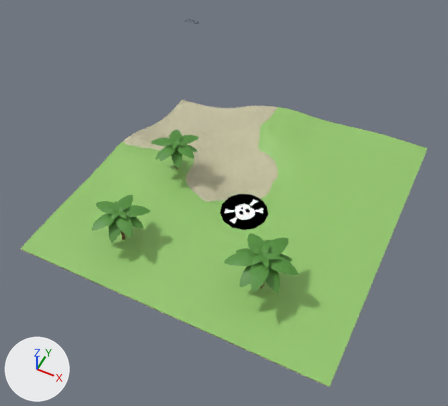
Two versions of the Blender file blender/cards/3776b.blend, one commit apart.
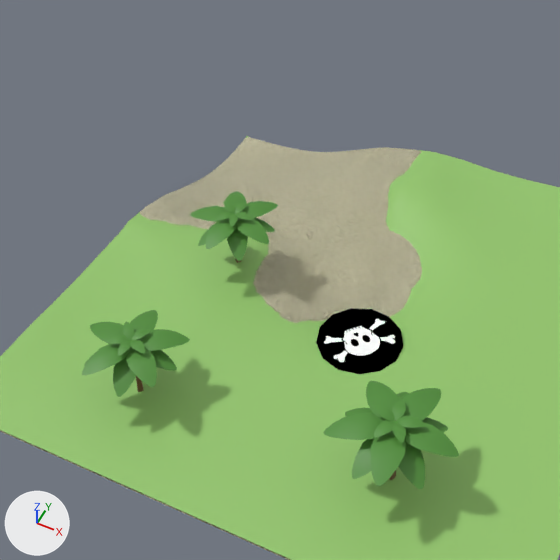
Each version appears first whole from a 50 mm lens placed at (12.7, -27.8, 34.3), pointed at (-0.4, -1.6, 1.6), and next in a close-up on the part from 10% to 79% of the width and 6% to 82% of the height. Lighting does not change. The marker at lower left points along +X, +Y and +Z.

Names of what the first close-up shows: 'Grass', 'Palm Tree 5', 'Palm Tree 5.001', 'Palm Tree 5.002', 'Sand', 'pirate.svg'.
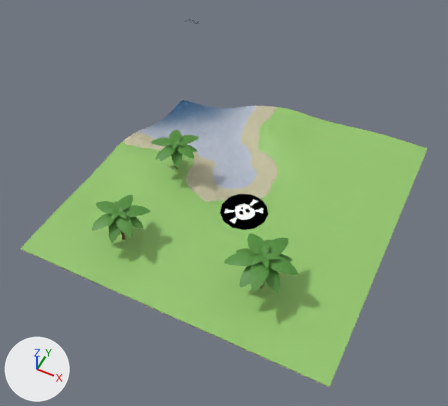
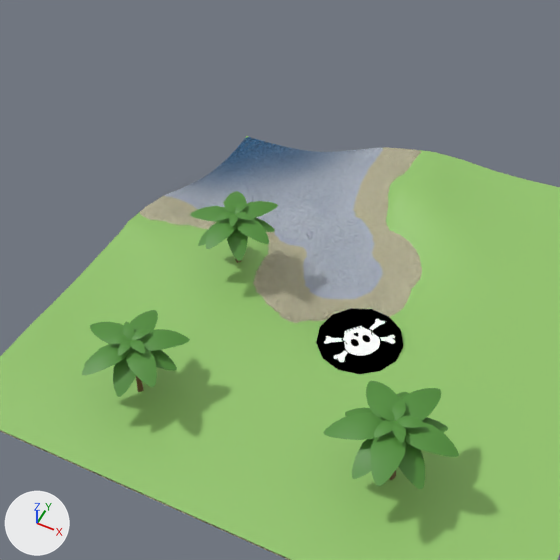
Boxes [x1, y1, x2, y2] around the edits, measured in the close-ups (560 x 560 px):
'Sand', recoloured: [163, 137, 385, 302] in both

Edits to the bpy script that builds the scene:
```text
Add mat_terrain_material:
    mat_terrain_material = bpy.data.materials.new('Terrain Material')
    # nodes: BsdfPrincipled, Bump, MapRange, Mapping, OutputMaterial, SeparateXYZ, TexCoord, TexNoise, ValToRGB
    # colours: blue #306895, white #dde6f3, beige #e7e2be
Change me_plane_001:
    where me_plane_001.from_pydata(...)  # 4489 vertices, 4356 faces; spans x -11.0..11.0, y -11.0..11.0, z -2.0..1.0
    remove me_plane_001.materials.append(mat_sand_material)
    add me_plane_001.materials.append(mat_terrain_material)
```
